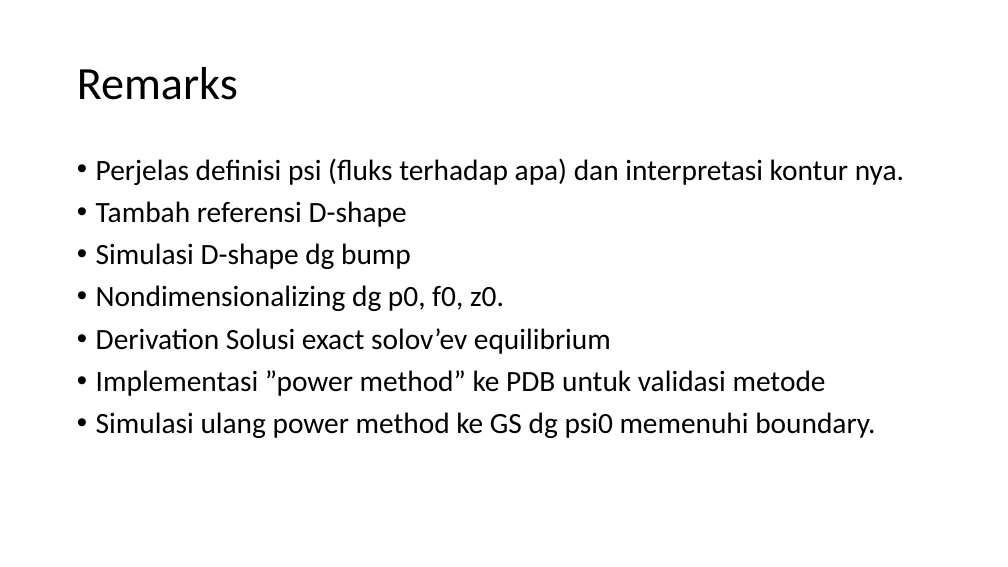
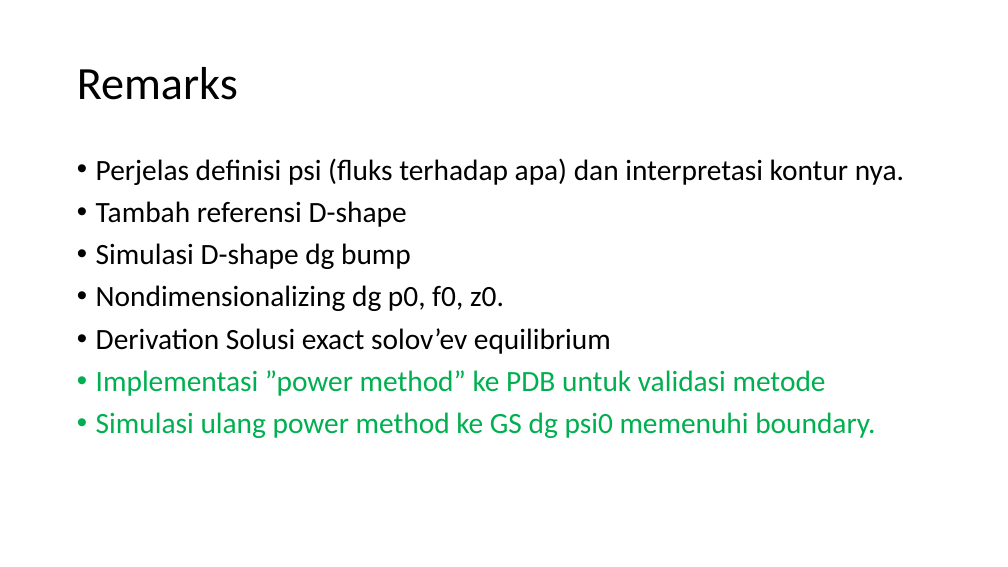
Before and after one commit to harryyudha7/thesis, a slide deck: slide 26 of solving GS equation.pptx. Drawn at 1008x567 pixels with LibreOffice and Linux fonts; fonts in the diff are those of the drawing. Boxes give left, top, right and bottom in pixels: in the first picture for what was removed or moved away, otherwise in the second. Text is boxed around its words. In the diff, an @@ line names an element or a change of style, - is before the commit and + after.

```diff
--- a/solving GS equation.pptx
+++ b/solving GS equation.pptx
@@ text at [96,370,875,438]: text colour #000000 to #00B050 in "Implementasi ”power method” ke PDB untuk validasi ...", "Simulasi ulang power method ke GS dg ..." @@
```
Also in this commit, not shown: 2 slides added, 3 other files.
